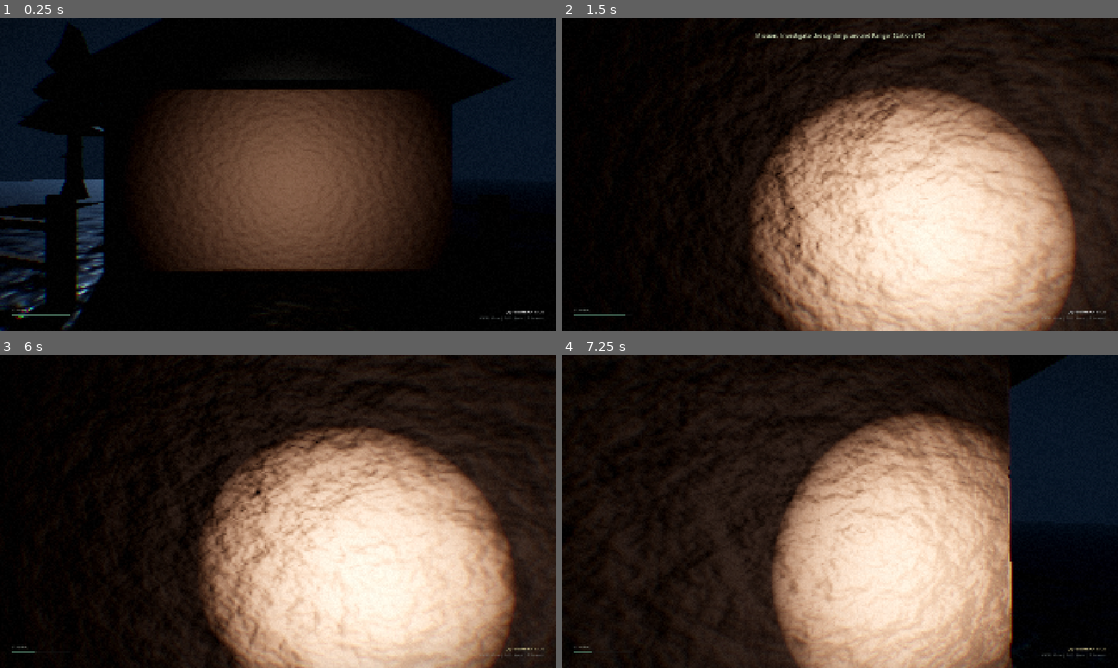
Above: before the commit, frames 1-4 (two rows, left to right).
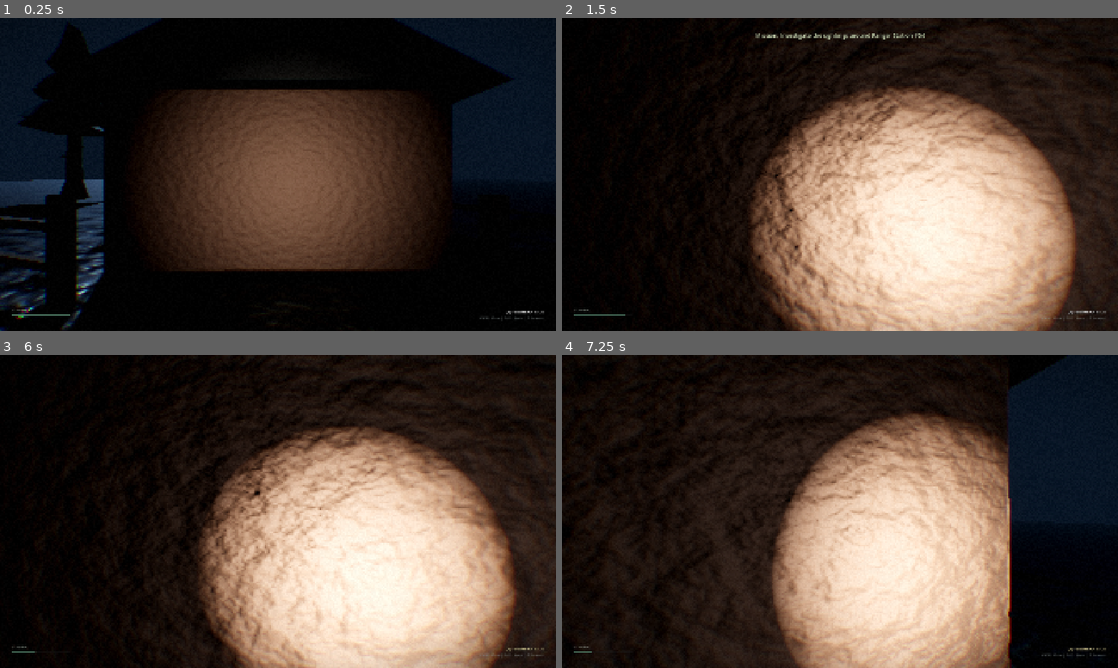
Above: after the commit, the same moments.

Repository: jakej985-rgb/the-black-pines
Game: Godot game, scene res://scenes/main/main.tscn
Two runs of this game, one before a commit and one after it. Both use one fixed random seed, a clock stepped at 60 frames per second and the inputs below.
Inputs (mouse positions are in pixels of both pictures, inside the frame that each line leads up to):
- Up to frame 1 (0.25 s): no input
- Up to frame 2 (1.5 s): tap Enter at 0.5 s; move the mouse to (867, 174) at 0.52 s; hold E (interact) 0.53-1.28 s; hold W (move_forward) from 0.53 s (still down); tap Space (jump) at 0.77 s; move the mouse to (812, 174) at 1.27 s; tap E (interact) at 1.35 s
- Up to frame 3 (6 s): tap Space (jump) at 1.52, 3.02, 3.5, 3.77, 4.52, 5.75 s; move the mouse to (289, 505) at 2.02 s; hold Shift (sprint) 2.03-2.78 s; tap E (interact) at 2.3, 3.05, 4.35, 5.3 s; move the mouse to (272, 517) at 2.77 s; tap F (toggle_flashlight) at 2.85, 5.85 s; move the mouse to (316, 514) at 3.52 s; hold E (interact) 3.53-4.28 s; move the mouse to (233, 508) at 4.27 s; tap Enter at 5 s; move the mouse to (283, 511) at 5.02 s; hold Shift (sprint) 5.03-5.78 s; move the mouse to (255, 505) at 5.77 s; release W (move_forward) at 5.78 s; hold D (move_right) from 5.78 s (still down)
- Up to frame 4 (7.25 s): tap Space (jump) at 6.02, 6.77 s; tap E (interact) at 6.05 s; move the mouse to (867, 511) at 6.52 s; release D (move_right) at 6.53 s; hold W (move_forward) from 6.53 s (still down); hold E (interact) from 6.53 s (still down)

The runs differ from the first frame. In frame 1, less than 0.1% of the frame differs, in the area x 0-9%, y 63-94%; in frame 2, 2.4%, in the area x 34-89%, y 22-100%; in frame 3, 2.1%; in frame 4, 0.6%.

Commit message:
feat: High realism overhaul - wind-swayed undergrowth, flashlight dust motes, physical camera weight, and backcountry props

Diff:
--- /dev/null
+++ b/assets/materials/foliage_wind.gdshader
@@ -0,0 +1,29 @@
+shader_type spatial;
+render_mode cull_disabled, depth_draw_opaque;
+
+// Organic Foliage Wind-Sway Shader for The Black Pines.
+// Gently sways ferns, weeds, and tall grass in the night breeze.
+
+uniform vec4 albedo : source_color = vec4(0.08, 0.16, 0.09, 1.0);
+uniform float roughness : hint_range(0.0, 1.0) = 0.82;
+uniform float wind_speed : hint_range(0.0, 5.0) = 1.5;
+uniform float wind_strength : hint_range(0.0, 0.5) = 0.07;
+uniform float gust_frequency : hint_range(0.0, 3.0) = 0.6;
+
+void vertex() {
+	// Sway vertices based on height from root
+	float height_factor = clamp(VERTEX.y, 0.0, 1.5);
+	vec3 world_pos = (MODEL_MATRIX * vec4(VERTEX, 1.0)).xyz;
+
+	float wave = sin(TIME * wind_speed + world_pos.x * 1.8 + world_pos.z * 1.4);
+	float gust = sin(TIME * gust_frequency + world_pos.x * 0.6 + world_pos.z * 0.8);
+
+	float total_sway = (wave * 0.7 + gust * 0.5) * wind_strength * height_factor;
+	VERTEX.x += total_sway;
+	VERTEX.z += total_sway * 0.6;
+}
+
+void fragment() {
+	ALBEDO = albedo.rgb;
+	ROUGHNESS = roughness;
+}
--- a/project.godot
+++ b/project.godot
@@ -1,6 +1,10 @@
 ; Engine configuration file.
 ; It's best edited using the editor UI and not directly,
-; but it can also be edited by text.
+; since the parameters that go here are not all obvious.
+;
+; Format:
+;   [section] ; section goes between []
+;   param=value ; assign values to parameters
 
 config_version=5
 
@@ -22,51 +26,50 @@
 
 move_forward={
 "deadzone": 0.5,
-"events": [Object(InputEventKey,"resource_local_to_scene":fa …(172 unchanged characters)… eycode":87,"key_label":0,"unicode":119,"echo":false,"script":null)
+"events": [Object(InputEventKey,"resource_local_to_scene":fa …(172 unchanged characters)… eycode":87,"key_label":0,"unicode":119,"location":0,"echo":false,"script":null)
 ]
 }
 move_backward={
 "deadzone": 0.5,
-"events": [Object(InputEventKey,"resource_local_to_scene":fa …(172 unchanged characters)… eycode":83,"key_label":0,"unicode":115,"echo":false,"script":null)
+"events": [Object(InputEventKey,"resource_local_to_scene":fa …(172 unchanged characters)… eycode":83,"key_label":0,"unicode":115,"location":0,"echo":false,"script":null)
 ]
 }
 move_left={
 "deadzone": 0.5,
-"events": [Object(InputEventKey,"resource_local_to_scene":fa …(171 unchanged characters)… keycode":65,"key_label":0,"unicode":97,"echo":false,"script":null)
+"events": [Object(InputEventKey,"resource_local_to_scene":fa …(171 unchanged characters)… keycode":65,"key_label":0,"unicode":97,"location":0,"echo":false,"script":null)
 ]
 }
 move_right={
 "deadzone": 0.5,
-"events": [Object(InputEventKey,"resource_local_to_scene":fa …(172 unchanged characters)… eycode":68,"key_label":0,"unicode":100,"echo":false,"script":null)
+"events": [Object(InputEventKey,"resource_local_to_scene":fa …(172 unchanged characters)… eycode":68,"key_label":0,"unicode":100,"location":0,"echo":false,"script":null)
 ]
 }
 sprint={
 "deadzone": 0.5,
-"events": [Object(InputEventKey,"resource_local_to_scene":fa …(175 unchanged characters)… ode":4194325,"key_label":0,"unicode":0,"echo":false,"script":null)
+"events": [Object(InputEventKey,"resource_local_to_scene":fa …(175 unchanged characters)… ode":4194325,"key_label":0,"unicode":0,"location":0,"echo":false,"script":null)
 ]
 }
 jump={
 "deadzone": 0.5,
-"events": [Object(InputEventKey,"resource_local_to_scene":fa …(171 unchanged characters)… keycode":32,"key_label":0,"unicode":32,"echo":false,"script":null)
+"events": [Object(InputEventKey,"resource_local_to_scene":fa …(171 unchanged characters)… keycode":32,"key_label":0,"unicode":32,"location":0,"echo":false,"script":null)
 ]
 }
 interact={
 "deadzone": 0.5,
-"events": [Object(InputEventKey,"resource_local_to_scene":fa …(172 unchanged characters)… eycode":69,"key_label":0,"unicode":101,"echo":false,"script":null)
+"events": [Object(InputEventKey,"resource_local_to_scene":fa …(172 unchanged characters)… eycode":69,"key_label":0,"unicode":101,"location":0,"echo":false,"script":null)
 ]
 }
 toggle_flashlight={
 "deadzone": 0.5,
-"events": [Object(InputEventKey,"resource_local_to_scene":fa …(172 unchanged characters)… eycode":70,"key_label":0,"unicode":102,"echo":false,"script":null)
+"events": [Object(InputEventKey,"resource_local_to_scene":fa …(172 unchanged characters)… eycode":70,"key_label":0,"unicode":102,"location":0,"echo":false,"script":null)
 ]
 }
 toggle_pause={
 "deadzone": 0.5,
-"events": [Object(InputEventKey,"resource_local_to_scene":fa …(175 unchanged characters)… ode":4194305,"key_label":0,"unicode":0,"echo":false,"script":null)
+"events": [Object(InputEventKey,"resource_local_to_scene":fa …(175 unchanged characters)… ode":4194305,"key_label":0,"unicode":0,"location":0,"echo":false,"script":null)
 ]
 }
 
 [rendering]
 
-renderer/rendering_method="forward_plus"
 anti_aliasing/quality/msaa_3d=1
--- /dev/null
+++ b/scenes/interactables/trail_marker.tscn
@@ -0,0 +1,41 @@
+[gd_scene load_steps=7 format=3 uid="uid://trail_marker_01"]
+
+[ext_resource type="Script" path="res://scripts/interaction/inspectable_clue.gd" id="1_clue"]
+[ext_resource type="Material" path="res://assets/materials/mat_cabin_wood.tres" id="2_wood_mat"]
+
+[sub_resource type="BoxShape3D" id="BoxShape3D_marker"]
+size = Vector3(1.2, 1.8, 0.8)
+
+[sub_resource type="CylinderMesh" id="CylinderMesh_post"]
+material = ExtResource("2_wood_mat")
+top_radius = 0.08
+bottom_radius = 0.1
+height = 1.9
+
+[sub_resource type="StandardMaterial3D" id="StandardMaterial3D_sign_metal"]
+albedo_color = Color(0.85, 0.72, 0.15, 1)
+roughness = 0.5
+
+[sub_resource type="BoxMesh" id="BoxMesh_sign"]
+material = SubResource("StandardMaterial3D_sign_metal")
+size = Vector3(0.4, 0.3, 0.03)
+
+[node name="TrailMarker" type="StaticBody3D"]
+collision_layer = 1
+collision_mask = 0
+script = ExtResource("1_clue")
+prompt_message = "[E] Read Trail Sign"
+inspection_text = "PACIFIC NORTHWEST PARKS SERVICE\nTrail 04: Black Pine Ridge (1.8 Miles)\n\n[HANDWRITTEN NOTE TACKED OVER THE MAP]:\n'TURN BACK. Something is using the game trail. 3 elk carcasses found drained of marrow this week alone. Rangers are gone. Do not follow the ridge after dark.'"
+clue_title = "Warning on Trail Marker 04"
+
+[node name="CollisionShape3D" type="CollisionShape3D" parent="."]
+transform = Transform3D(1, 0, 0, 0, 1, 0, 0, 0, 1, 0, 0.95, 0)
+shape = SubResource("BoxShape3D_marker")
+
+[node name="Post" type="MeshInstance3D" parent="."]
+transform = Transform3D(1, 0, 0, 0, 1, 0, 0, 0, 1, 0, 0.95, 0)
+mesh = SubResource("CylinderMesh_post")
+
+[node name="SignMesh" type="MeshInstance3D" parent="."]
+transform = Transform3D(0.707107, -0.707107, 0, 0.707107, 0.707107, 0, 0, 0, 1, 0, 1.5, 0.09)
+mesh = SubResource("BoxMesh_sign")
--- a/scenes/player/player.tscn
+++ b/scenes/player/player.tscn
@@ -1,10 +1,32 @@
-[gd_scene load_steps=3 format=3 uid="uid://player_scene_01"]
+[gd_scene load_steps=7 format=3 uid="uid://player_scene_01"]
 
 [ext_resource type="Script" path="res://scripts/player/player.gd" id="1_player"]
 
 [sub_resource type="CapsuleShape3D" id="CapsuleShape3D_player"]
 radius = 0.38
 height = 1.8
+
+[sub_resource type="ParticleProcessMaterial" id="ParticleProcessMaterial_motes"]
+emission_shape = 2
+emission_box_extents = Vector3(1.2, 1.2, 5.0)
+direction = Vector3(0, 0, -1)
+initial_velocity_min = 0.04
+initial_velocity_max = 0.12
+gravity = Vector3(0, -0.04, 0)
+color = Color(1, 1, 1, 0.4)
+
+[sub_resource type="StandardMaterial3D" id="StandardMaterial3D_mote"]
+transparency = 1
+shading_mode = 0
+albedo_color = Color(0.95, 0.95, 0.9, 0.35)
+billboard_mode = 3
+particles_anim_h_frames = 1
+particles_anim_v_frames = 1
+particles_anim_loop = false
+
+[sub_resource type="QuadMesh" id="QuadMesh_mote"]
+material = SubResource("StandardMaterial3D_mote")
+size = Vector2(0.02, 0.02)
 
 [node name="Player" type="CharacterBody3D" groups=["player"]]
 collision_layer = 2
@@ -37,6 +59,14 @@
 light_energy = 0.5
 omni_range = 6.0
 
+[node name="DustMotes" type="GPUParticles3D" parent="Head/Camera3D/Flashlight"]
+transform = Transform3D(1, 0, 0, 0, 1, 0, 0, 0, 1, 0, 0, -4.5)
+amount = 48
+lifetime = 3.2
+preprocess = 1.0
+process_material = SubResource("ParticleProcessMaterial_motes")
+draw_pass_1 = SubResource("QuadMesh_mote")
+
 [node name="InteractRay" type="RayCast3D" parent="Head/Camera3D"]
 target_position = Vector3(0, 0, -3.2)
 collide_with_areas = true
--- /dev/null
+++ b/scenes/world/cabin_generator.tscn
@@ -0,0 +1,50 @@
+[gd_scene load_steps=8 format=3 uid="uid://cabin_generator_01"]
+
+[sub_resource type="BoxShape3D" id="BoxShape3D_gen"]
+size = Vector3(2.2, 1.6, 1.8)
+
+[sub_resource type="StandardMaterial3D" id="StandardMaterial3D_concrete"]
+albedo_color = Color(0.25, 0.26, 0.25, 1)
+roughness = 0.9
+
+[sub_resource type="BoxMesh" id="BoxMesh_pad"]
+material = SubResource("StandardMaterial3D_concrete")
+size = Vector3(2.2, 0.15, 1.8)
+
+[sub_resource type="StandardMaterial3D" id="StandardMaterial3D_gen_metal"]
+albedo_color = Color(0.18, 0.28, 0.22, 1)
+metallic = 0.7
+roughness = 0.55
+
+[sub_resource type="BoxMesh" id="BoxMesh_body"]
+material = SubResource("StandardMaterial3D_gen_metal")
+size = Vector3(1.5, 1.1, 1.1)
+
+[sub_resource type="StandardMaterial3D" id="StandardMaterial3D_exhaust"]
+albedo_color = Color(0.3, 0.2, 0.15, 1)
+metallic = 0.8
+roughness = 0.6
+
+[sub_resource type="CylinderMesh" id="CylinderMesh_pipe"]
+material = SubResource("StandardMaterial3D_exhaust")
+top_radius = 0.05
+bottom_radius = 0.05
+height = 0.8
+
+[node name="CabinGenerator" type="StaticBody3D"]
+
+[node name="CollisionShape3D" type="CollisionShape3D" parent="."]
+transform = Transform3D(1, 0, 0, 0, 1, 0, 0, 0, 1, 0, 0.8, 0)
+shape = SubResource("BoxShape3D_gen")
+
+[node name="ConcretePad" type="MeshInstance3D" parent="."]
+transform = Transform3D(1, 0, 0, 0, 1, 0, 0, 0, 1, 0, 0.08, 0)
+mesh = SubResource("BoxMesh_pad")
+
+[node name="GenBody" type="MeshInstance3D" parent="."]
+transform = Transform3D(1, 0, 0, 0, 1, 0, 0, 0, 1, 0, 0.7, 0)
+mesh = SubResource("BoxMesh_body")
+
+[node name="ExhaustPipe" type="MeshInstance3D" parent="."]
+transform = Transform3D(1, 0, 0, 0, 1, 0, 0, 0, 1, 0.5, 1.5, -0.3)
+mesh = SubResource("CylinderMesh_pipe")
--- /dev/null
+++ b/scenes/world/fern_cluster.tscn
@@ -0,0 +1,35 @@
+[gd_scene load_steps=5 format=3 uid="uid://fern_cluster_01"]
+
+[ext_resource type="Shader" path="res://assets/materials/foliage_wind.gdshader" id="1_shader"]
+
+[sub_resource type="ShaderMaterial" id="ShaderMaterial_fern"]
+render_priority = 0
+shader = ExtResource("1_shader")
+shader_parameter/albedo = Color(0.09, 0.17, 0.08, 1)
+shader_parameter/roughness = 0.8
+shader_parameter/wind_speed = 1.4
+shader_parameter/wind_strength = 0.08
+shader_parameter/gust_frequency = 0.55
+
+[sub_resource type="PrismMesh" id="PrismMesh_frond"]
+material = SubResource("ShaderMaterial_fern")
+left_to_right = 0.5
+size = Vector3(0.5, 0.8, 0.06)
+
+[node name="FernCluster" type="Node3D"]
+
+[node name="Frond1" type="MeshInstance3D" parent="."]
+transform = Transform3D(0.866025, 0.433013, 0.25, 0, 0.5, -0.866025, -0.5, 0.75, 0.433013, 0.2, 0.25, 0.1)
+mesh = SubResource("PrismMesh_frond")
+
+[node name="Frond2" type="MeshInstance3D" parent="."]
+transform = Transform3D(-0.707107, 0.612372, 0.353553, 0, 0.5, -0.866025, -0.707107, -0.612372, -0.353553, -0.2, 0.25, 0.1)
+mesh = SubResource("PrismMesh_frond")
+
+[node name="Frond3" type="MeshInstance3D" parent="."]
+transform = Transform3D(0.258819, 0.836516, -0.482963, 0, 0.5, 0.866025, 0.965926, -0.224144, 0.12941, 0, 0.25, -0.25)
+mesh = SubResource("PrismMesh_frond")
+
+[node name="Frond4" type="MeshInstance3D" parent="."]
+transform = Transform3D(0.965926, 0.224144, -0.12941, -0.258819, 0.836516, -0.482963, 0, 0.5, 0.866025, 0.25, 0.22, -0.1)
+mesh = SubResource("PrismMesh_frond")
--- /dev/null
+++ b/scenes/world/firewood_stack.tscn
@@ -0,0 +1,67 @@
+[gd_scene load_steps=5 format=3 uid="uid://firewood_stack_01"]
+
+[ext_resource type="Material" path="res://assets/materials/mat_pine_bark.tres" id="1_bark_mat"]
+[ext_resource type="Material" path="res://assets/materials/mat_cabin_wood.tres" id="2_wood_mat"]
+
+[sub_resource type="BoxShape3D" id="BoxShape3D_stack"]
+size = Vector3(2.2, 1.2, 0.9)
+
+[sub_resource type="CylinderMesh" id="CylinderMesh_log_split"]
+material = ExtResource("1_bark_mat")
+top_radius = 0.12
+bottom_radius = 0.13
+height = 0.85
+
+[node name="FirewoodStack" type="StaticBody3D"]
+
+[node name="CollisionShape3D" type="CollisionShape3D" parent="."]
+transform = Transform3D(1, 0, 0, 0, 1, 0, 0, 0, 1, 0, 0.6, 0)
+shape = SubResource("BoxShape3D_stack")
+
+[node name="Log1" type="MeshInstance3D" parent="."]
+transform = Transform3D(1, 0, 0, 0, -4.37114e-08, 1, 0, -1, -4.37114e-08, -0.8, 0.15, 0)
+mesh = SubResource("CylinderMesh_log_split")
+
+[node name="Log2" type="MeshInstance3D" parent="."]
+transform = Transform3D(1, 0, 0, 0, -4.37114e-08, 1, 0, -1, -4.37114e-08, -0.4, 0.15, 0)
+mesh = SubResource("CylinderMesh_log_split")
+
+[node name="Log3" type="MeshInstance3D" parent="."]
+transform = Transform3D(1, 0, 0, 0, -4.37114e-08, 1, 0, -1, -4.37114e-08, 0, 0.15, 0)
+mesh = SubResource("CylinderMesh_log_split")
+
+[node name="Log4" type="MeshInstance3D" parent="."]
+transform = Transform3D(1, 0, 0, 0, -4.37114e-08, 1, 0, -1, -4.37114e-08, 0.4, 0.15, 0)
+mesh = SubResource("CylinderMesh_log_split")
+
+[node name="Log5" type="MeshInstance3D" parent="."]
+transform = Transform3D(1, 0, 0, 0, -4.37114e-08, 1, 0, -1, -4.37114e-08, 0.8, 0.15, 0)
+mesh = SubResource("CylinderMesh_log_split")
+
+[node name="Tier2_Log1" type="MeshInstance3D" parent="."]
+transform = Transform3D(1, 0, 0, 0, -4.37114e-08, 1, 0, -1, -4.37114e-08, -0.6, 0.38, 0)
+mesh = SubResource("CylinderMesh_log_split")
+
+[node name="Tier2_Log2" type="MeshInstance3D" parent="."]
+transform = Transform3D(1, 0, 0, 0, -4.37114e-08, 1, 0, -1, -4.37114e-08, -0.2, 0.38, 0)
+mesh = SubResource("CylinderMesh_log_split")
+
+[node name="Tier2_Log3" type="MeshInstance3D" parent="."]
+transform = Transform3D(1, 0, 0, 0, -4.37114e-08, 1, 0, -1, -4.37114e-08, 0.2, 0.38, 0)
+mesh = SubResource("CylinderMesh_log_split")
+
+[node name="Tier2_Log4" type="MeshInstance3D" parent="."]
+transform = Transform3D(1, 0, 0, 0, -4.37114e-08, 1, 0, -1, -4.37114e-08, 0.6, 0.38, 0)
+mesh = SubResource("CylinderMesh_log_split")
+
+[node name="Tier3_Log1" type="MeshInstance3D" parent="."]
+transform = Transform3D(1, 0, 0, 0, -4.37114e-08, 1, 0, -1, -4.37114e-08, -0.4, 0.6, 0)
+mesh = SubResource("CylinderMesh_log_split")
+
+[node name="Tier3_Log2" type="MeshInstance3D" parent="."]
+transform = Transform3D(1, 0, 0, 0, -4.37114e-08, 1, 0, -1, -4.37114e-08, 0, 0.6, 0)
+mesh = SubResource("CylinderMesh_log_split")
+
+[node name="Tier3_Log3" type="MeshInstance3D" parent="."]
+transform = Transform3D(1, 0, 0, 0, -4.37114e-08, 1, 0, -1, -4.37114e-08, 0.4, 0.6, 0)
+mesh = SubResource("CylinderMesh_log_split")
--- a/scenes/world/forest.tscn
+++ b/scenes/world/forest.tscn
@@ -13,6 +13,13 @@
 [ext_resource type="PackedScene" path="res://scenes/interactables/abandoned_camp.tscn" id="11_camp"]
 [ext_resource type="PackedScene" path="res://scenes/creatures/sasquatch.tscn" id="12_sasquatch"]
 [ext_resource type="Material" path="res://assets/materials/mat_forest_ground.tres" id="13_ground_mat"]
+[ext_resource type="PackedScene" path="res://scenes/world/fern_cluster.tscn" id="14_fern"]
+[ext_resource type="PackedScene" path="res://scenes/world/grass_tuft.tscn" id="15_grass"]
+[ext_resource type="PackedScene" path="res://scenes/world/ground_debris.tscn" id="16_debris"]
+[ext_resource type="PackedScene" path="res://scenes/world/firewood_stack.tscn" id="17_firewood"]
+[ext_resource type="PackedScene" path="res://scenes/world/cabin_generator.tscn" id="18_generator"]
+[ext_resource type="PackedScene" path="res://scenes/interactables/trail_marker.tscn" id="19_trail_marker"]
+
 
 [sub_resource type="ProceduralSkyMaterial" id="ProceduralSkyMaterial_night"]
 sky_top_color = Color(0.06, 0.1, 0.16, 1)
@@ -128,7 +135,70 @@
 [node name="Sasquatch" parent="." instance=ExtResource("12_sasquatch")]
 transform = Transform3D(1, 0, 0, 0, 1, 0, 0, 0, 1, -8.5, 0, -28)
 
+[node name="Firewood" parent="." instance=ExtResource("17_firewood")]
+transform = Transform3D(0.965926, 0, 0.258819, 0, 1, 0, -0.258819, 0, 0.965926, 3.4, 0, 10.8)
+
+[node name="Generator" parent="." instance=ExtResource("18_generator")]
+transform = Transform3D(1, 0, 0, 0, 1, 0, 0, 0, 1, 0, 0, 14.5)
+
+[node name="TrailMarker04" parent="." instance=ExtResource("19_trail_marker")]
+transform = Transform3D(0.965926, 0, -0.258819, 0, 1, 0, 0.258819, 0, 0.965926, -2.8, 0, 4.2)
+
+[node name="Undergrowth" type="Node3D" parent="."]
+
+[node name="Fern1" parent="Undergrowth" instance=ExtResource("14_fern")]
+transform = Transform3D(1.1, 0, 0, 0, 1, 0, 0, 0, 1.1, -3.2, 0, 2)
+
+[node name="Fern2" parent="Undergrowth" instance=ExtResource("14_fern")]
+transform = Transform3D(0.9, 0, 0.4, 0, 1, 0, -0.4, 0, 0.9, 3.5, 0, 3)
+
+[node name="Fern3" parent="Undergrowth" instance=ExtResource("14_fern")]
+transform = Transform3D(1.2, 0, 0, 0, 1.1, 0, 0, 0, 1.2, -5, 0, -2)
+
+[node name="Fern4" parent="Undergrowth" instance=ExtResource("14_fern")]
+transform = Transform3D(1, 0, 0, 0, 1, 0, 0, 0, 1, -8, 0, -8)
+
+[node name="Fern5" parent="Undergrowth" instance=ExtResource("14_fern")]
+transform = Transform3D(1.1, 0, -0.3, 0, 1, 0, 0.3, 0, 1.1, 6.5, 0, -5)
+
+[node name="Fern6" parent="Undergrowth" instance=ExtResource("14_fern")]
+transform = Transform3D(1.3, 0, 0, 0, 1.2, 0, 0, 0, 1.3, -6.5, 0, -15)
+
+[node name="Fern7" parent="Undergrowth" instance=ExtResource("14_fern")]
+transform = Transform3D(1.15, 0, 0.2, 0, 1, 0, -0.2, 0, 1.15, 7, 0, -12)
+
+[node name="Grass1" parent="Undergrowth" instance=ExtResource("15_grass")]
+transform = Transform3D(1, 0, 0, 0, 1, 0, 0, 0, 1, -1.5, 0, 1)
+
+[node name="Grass2" parent="Undergrowth" instance=ExtResource("15_grass")]
+transform = Transform3D(1.2, 0, 0, 0, 1.1, 0, 0, 0, 1.2, 2, 0, 0)
+
+[node name="Grass3" parent="Undergrowth" instance=ExtResource("15_grass")]
+transform = Transform3D(1, 0, 0, 0, 1, 0, 0, 0, 1, -4, 0, -5)
+
+[node name="Grass4" parent="Undergrowth" instance=ExtResource("15_grass")]
+transform = Transform3D(1.3, 0, 0, 0, 1.2, 0, 0, 0, 1.3, 4, 0, -8)
+
+[node name="Grass5" parent="Undergrowth" instance=ExtResource("15_grass")]
+transform = Transform3D(1.1, 0, 0, 0, 1, 0, 0, 0, 1.1, -9, 0, -11)
+
+[node name="Grass6" parent="Undergrowth" instance=ExtResource("15_grass")]
+transform = Transform3D(1.2, 0, 0, 0, 1.15, 0, 0, 0, 1.2, 9, 0, -14)
+
+[node name="Debris1" parent="Undergrowth" instance=ExtResource("16_debris")]
+transform = Transform3D(1, 0, 0, 0, 1, 0, 0, 0, 1, -3.5, 0, 5)
+
+[node name="Debris2" parent="Undergrowth" instance=ExtResource("16_debris")]
+transform = Transform3D(0.707107, 0, 0.707107, 0, 1, 0, -0.707107, 0, 0.707107, -6, 0, -4)
+
+[node name="Debris3" parent="Undergrowth" instance=ExtResource("16_debris")]
+transform = Transform3D(1, 0, 0, 0, 1, 0, 0, 0, 1, -8, 0, -13)
+
+[node name="Debris4" parent="Undergrowth" instance=ExtResource("16_debris")]
+transform = Transform3D(0.5, 0, -0.866025, 0, 1, 0, 0.866025, 0, 0.5, 7, 0, -7)
+
 [node name="Trees" type="Node3D" parent="."]
+
 
 
 [node name="PineTree_01" parent="Trees" instance=ExtResource("1_tree")]
--- /dev/null
+++ b/scenes/world/grass_tuft.tscn
@@ -0,0 +1,35 @@
+[gd_scene load_steps=5 format=3 uid="uid://grass_tuft_01"]
+
+[ext_resource type="Shader" path="res://assets/materials/foliage_wind.gdshader" id="1_shader"]
+
+[sub_resource type="ShaderMaterial" id="ShaderMaterial_grass"]
+render_priority = 0
+shader = ExtResource("1_shader")
+shader_parameter/albedo = Color(0.12, 0.16, 0.08, 1)
+shader_parameter/roughness = 0.85
+shader_parameter/wind_speed = 1.8
+shader_parameter/wind_strength = 0.09
+shader_parameter/gust_frequency = 0.7
+
+[sub_resource type="PrismMesh" id="PrismMesh_blade"]
+material = SubResource("ShaderMaterial_grass")
+left_to_right = 0.5
+size = Vector3(0.08, 0.55, 0.02)
+
+[node name="GrassTuft" type="Node3D"]
+
+[node name="Blade1" type="MeshInstance3D" parent="."]
+transform = Transform3D(0.965926, 0.258819, 0, -0.258819, 0.965926, 0, 0, 0, 1, 0.05, 0.25, 0)
+mesh = SubResource("PrismMesh_blade")
+
+[node name="Blade2" type="MeshInstance3D" parent="."]
+transform = Transform3D(0.866025, -0.5, 0, 0.5, 0.866025, 0, 0, 0, 1, -0.06, 0.22, 0.04)
+mesh = SubResource("PrismMesh_blade")
+
+[node name="Blade3" type="MeshInstance3D" parent="."]
+transform = Transform3D(0.707107, 0, 0.707107, 0, 1, 0, -0.707107, 0, 0.707107, 0, 0.26, -0.05)
+mesh = SubResource("PrismMesh_blade")
+
+[node name="Blade4" type="MeshInstance3D" parent="."]
+transform = Transform3D(0.5, 0.1, -0.866025, 0, 0.99, 0.11, 0.866025, -0.05, 0.5, -0.04, 0.2, -0.02)
+mesh = SubResource("PrismMesh_blade")
--- /dev/null
+++ b/scenes/world/ground_debris.tscn
@@ -0,0 +1,32 @@
+[gd_scene load_steps=5 format=3 uid="uid://ground_debris_01"]
+
+[ext_resource type="Material" path="res://assets/materials/mat_pine_bark.tres" id="1_bark_mat"]
+
+[sub_resource type="SphereMesh" id="SphereMesh_cone"]
+material = ExtResource("1_bark_mat")
+radius = 0.06
+height = 0.16
+
+[sub_resource type="CylinderMesh" id="CylinderMesh_twig"]
+material = ExtResource("1_bark_mat")
+top_radius = 0.015
+bottom_radius = 0.02
+height = 0.45
+
+[node name="GroundDebris" type="Node3D"]
+
+[node name="PineCone1" type="MeshInstance3D" parent="."]
+transform = Transform3D(0.965926, 0.258819, 0, -0.258819, 0.965926, 0, 0, 0, 1, 0.15, 0.04, 0.1)
+mesh = SubResource("SphereMesh_cone")
+
+[node name="PineCone2" type="MeshInstance3D" parent="."]
+transform = Transform3D(0.707107, 0, 0.707107, 0, 1, 0, -0.707107, 0, 0.707107, -0.2, 0.04, -0.15)
+mesh = SubResource("SphereMesh_cone")
+
+[node name="Twig1" type="MeshInstance3D" parent="."]
+transform = Transform3D(0.258819, 0, 0.965926, 0.965926, 0, -0.258819, 0, 1, 0, 0, 0.02, 0)
+mesh = SubResource("CylinderMesh_twig")
+
+[node name="Twig2" type="MeshInstance3D" parent="."]
+transform = Transform3D(0.965926, 0, -0.258819, 0.258819, 0, 0.965926, 0, 1, 0, -0.05, 0.02, 0.2)
+mesh = SubResource("CylinderMesh_twig")
--- a/scripts/player/player.gd
+++ b/scripts/player/player.gd
@@ -41,6 +41,10 @@
 var inventory: Dictionary = {}
 var step_dist_accum: float = 0.0
 var is_flickering: bool = false
+var was_on_floor: bool = true
+var landing_offset: float = 0.0
+var breathing_time: float = 0.0
+var current_strafe: float = 0.0
 
 var gravity: float = ProjectSettings.get_setting("physics/3d/default_gravity", 9.8)
 
@@ -143,7 +147,20 @@
 	else:
 		step_dist_accum = 0.0
 
-	# Head bob
+	# Landing impact
+	if not was_on_floor and is_on_floor():
+		landing_offset = -0.075
+		if AudioDirector.instance:
+			AudioDirector.instance.play_footstep(false)
+	was_on_floor = is_on_floor()
+	landing_offset = lerp(landing_offset, 0.0, delta * 9.0)
+
+	# Camera strafe banking
+	current_strafe = lerp(current_strafe, input_dir.x, delta * 8.0)
+	if camera:
+		camera.rotation.z = -current_strafe * deg_to_rad(1.6)
+
+	# Head bob & breathing
 	_process_head_bob(delta, direction.length() > 0.1 and is_on_floor())
 
 	# Check interactables
@@ -153,15 +170,21 @@
 	if not camera:
 		return
 	if is_moving:
+		breathing_time = 0.0
 		var speed_factor: float = 1.4 if is_sprinting else 1.0
 		bob_phase += delta * bob_frequency * speed_factor * TAU
-		var target_y: float = default_camera_pos.y + sin(bob_phase) * bob_amplitude
+		var target_y: float = default_camera_pos.y + sin(bob_phase) * bob_amplitude + landing_offset
 		var target_x: float = default_camera_pos.x + cos(bob_phase * 0.5) * (bob_amplitude * 0.5)
 		camera.position.y = lerp(camera.position.y, target_y, delta * 10.0)
 		camera.position.x = lerp(camera.position.x, target_x, delta * 10.0)
 	else:
 		bob_phase = 0.0
-		camera.position = camera.position.lerp(default_camera_pos, delta * 8.0)
+		breathing_time += delta
+		var breath_sway_y: float = sin(breathing_time * 1.3) * 0.007
+		var breath_sway_x: float = cos(breathing_time * 0.65) * 0.004
+		var rest_pos = default_camera_pos + Vector3(breath_sway_x, breath_sway_y + landing_offset, 0)
+		camera.position = camera.position.lerp(rest_pos, delta * 6.0)
+
 
 func _process_interaction() -> void:
 	if not interact_ray:
Not shown, added: assets/materials/foliage_wind.gdshader.uid
Not shown: 1 places in scenes/world/forest.tscn that only renumber resources
